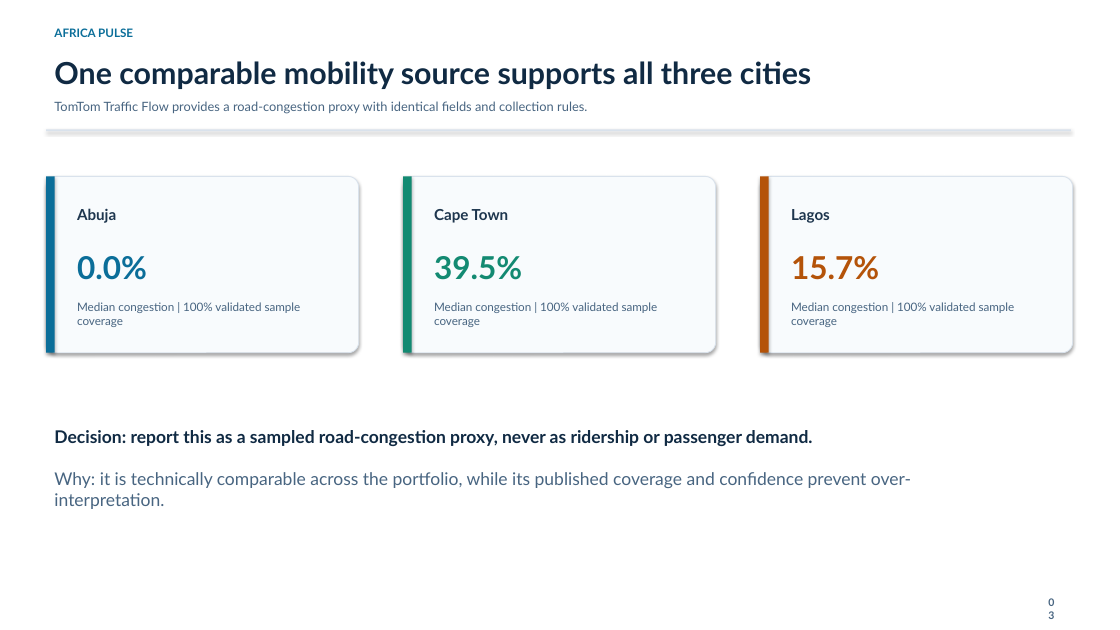
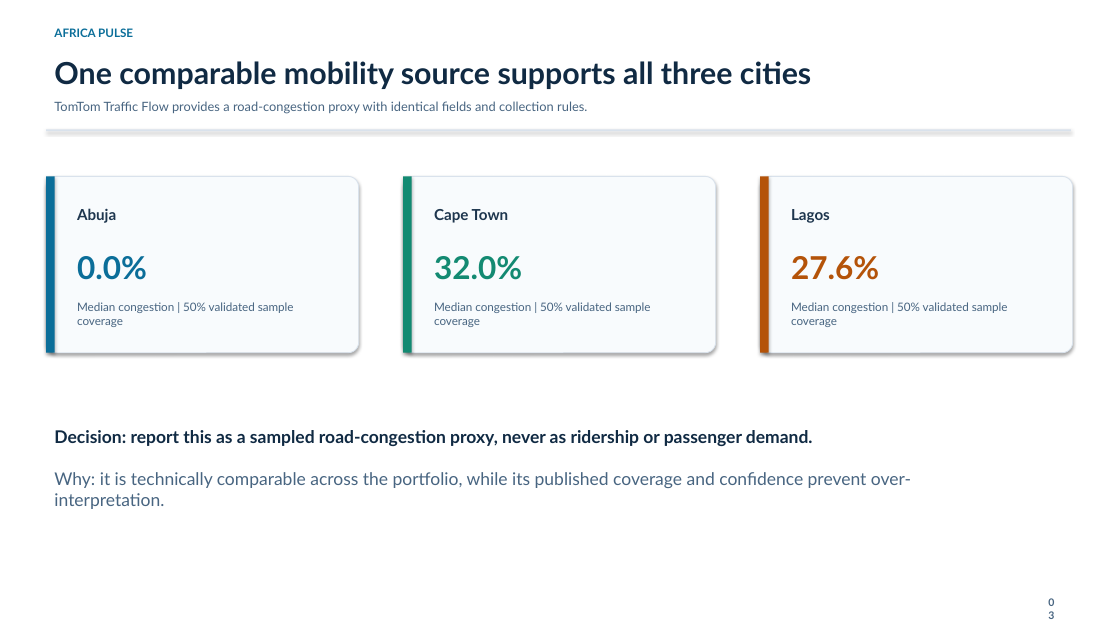
Before and after one commit to Larious/africa-pulse-platform, a slide deck: slide 3 of presentation/Africa_Pulse_Live_Platform_Briefing.pptx. Drawn at 1120x630 pixels with LibreOffice and Linux fonts; fonts in the diff are those of the drawing. Boxes give left, top, right and bottom in pixels: in the first picture for what was removed or moved away, otherwise in the second. Text is boxed around its words. In the diff, an @@ line names an element or a change of style, - is before the commit and + after.

```diff
--- a/presentation/Africa_Pulse_Live_Platform_Briefing.pptx
+++ b/presentation/Africa_Pulse_Live_Platform_Briefing.pptx
@@ text at box(434, 256, 522, 280): text changed @@
-39.5%
+32.0%
@@ text at box(791, 256, 879, 280): text changed @@
-15.7%
+27.6%
@@ text at box(77, 302, 294, 327): text changed @@
-Median congestion | 100% validated sample coverage
+Median congestion | 50% validated sample coverage
@@ text at box(434, 302, 651, 327): text changed @@
-Median congestion | 100% validated sample coverage
+Median congestion | 50% validated sample coverage
@@ text at box(791, 302, 1008, 327): text changed @@
-Median congestion | 100% validated sample coverage
+Median congestion | 50% validated sample coverage
```
Also in this commit, not shown: 1 other slide changed, 31 other files.
